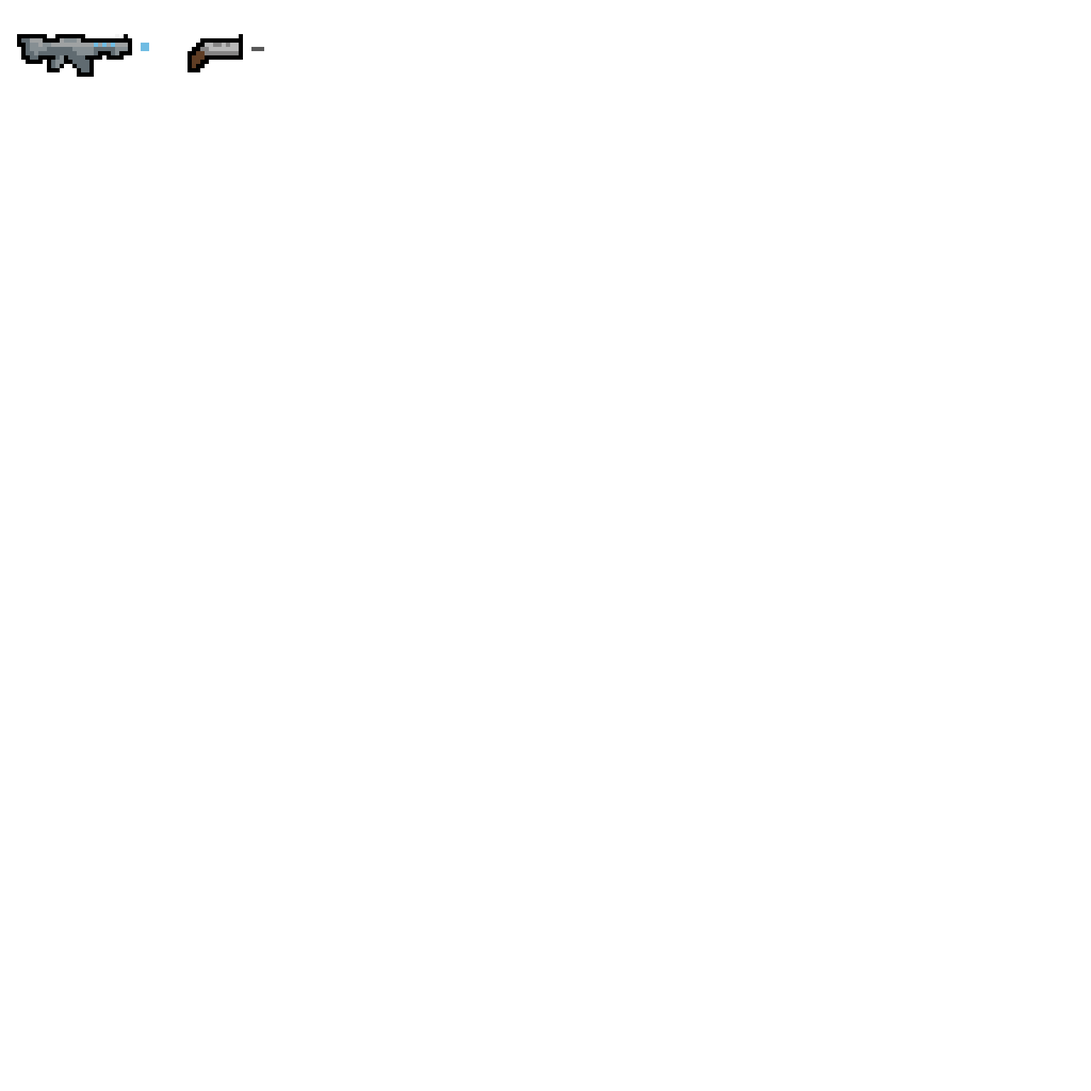
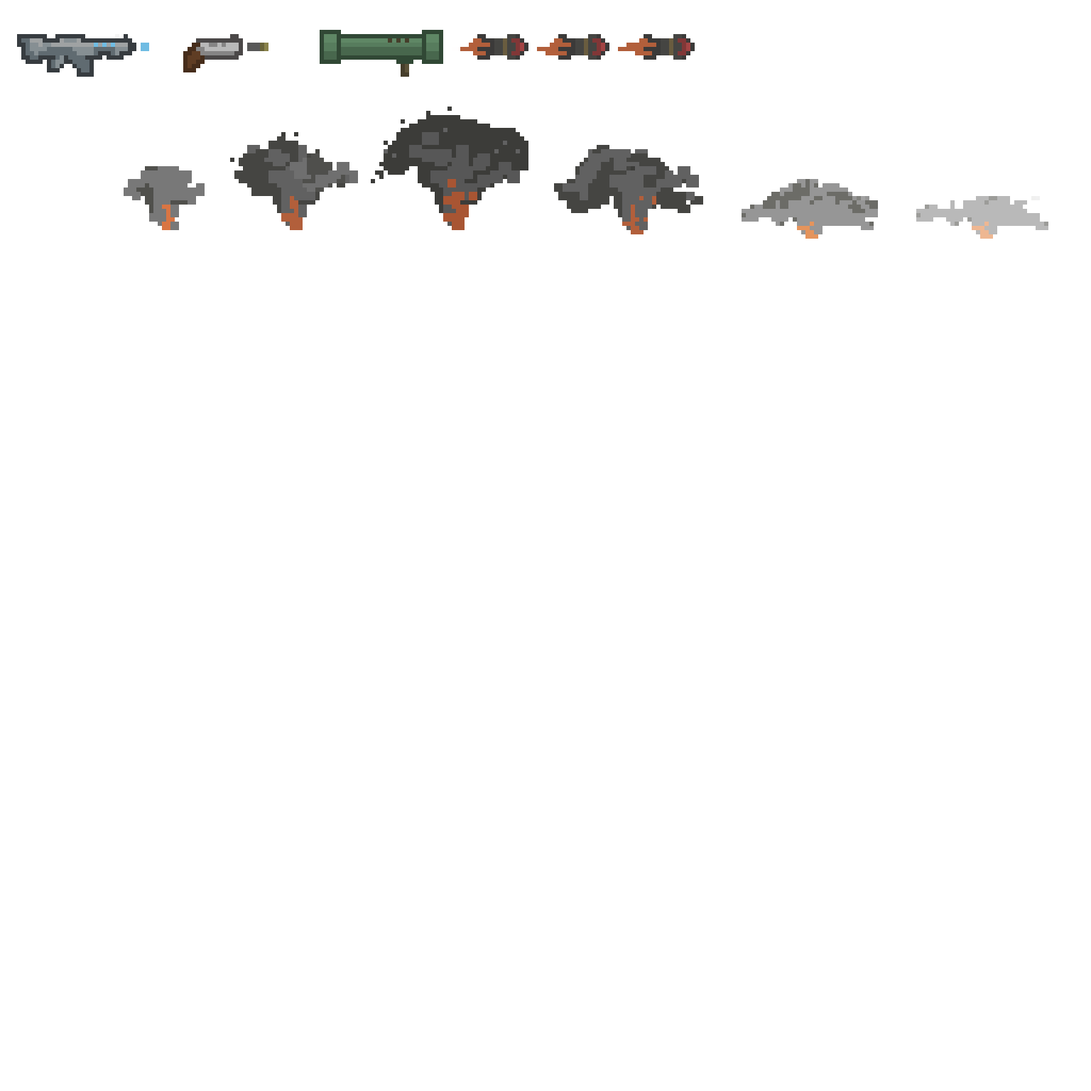
The second (1091, 1091) image is a revision of the first. Changes to its layers:
added layer "Яркость/Контрастность 3" (1st of 2) above "Яркость/Контрастность 1" over left=916, top=196, right=1049, bottom=239
added layer "Яркость/Контрастность 1" above "Яркость/Контрастность 4" over left=123, top=166, right=205, bottom=231
added layer "Яркость/Контрастность 4" above "Яркость/Контрастность 3" over left=230, top=132, right=636, bottom=231
added layer "Яркость/Контрастность 3" (2nd of 2) above "Слой 16" over left=741, top=179, right=879, bottom=239
added layer "Слой 16" above "Яркость/Контрастность 2" over left=554, top=144, right=704, bottom=235
added layer "Яркость/Контрастность 2" above "Слой 9" over left=370, top=106, right=529, bottom=231
added layer "Слой 12" above "Слой 11" over left=494, top=34, right=683, bottom=60
added layer "Слой 11" above "Слой 10" over left=460, top=34, right=529, bottom=60
added layer "Слой 10" above "Слой 8" over left=618, top=34, right=695, bottom=60
added layer "Слой 8" above "Слой 7" over left=319, top=29, right=444, bottom=77
added layer "Слой 18" above "Слой 6" over left=247, top=42, right=269, bottom=52
painted on "Слой 6" over left=183, top=34, right=265, bottom=73
painted on "Слой 5" over left=17, top=34, right=137, bottom=77
